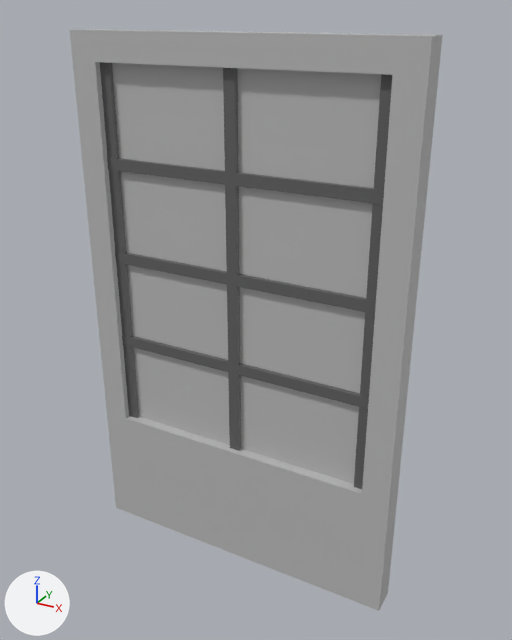
An edit to the FBX model Assets/Miramare 3D Assets/Window/WindowOnly.fbx, drawn before and after from the same camera.
Rendered twice from a 50 mm camera at (2.37, -4.06, 4.14) aimed at (0.09, 0.08, 2.07). Arrows for +X, +Y and +Z are at lower left; the lights stay in place. Where no turn or scale is listed for an object, it has been applied to the vertices.

Before the edit, the objects in view are built like this:
```python
me_mesh = bpy.data.meshes.new('Mesh')
me_mesh.from_pydata(...)  # 112 vertices, 89 faces; spans x -1.25..1.25, y -0.1..0.1, z 0.0..4.0
# faces by material slot: [37, 52]
me_mesh.materials.append(mat_mainstructure)  # grey #bcbcbc
me_mesh.materials.append(mat_windowdivider)  # dark grey #626262
me_mesh_001 = bpy.data.meshes.new('Mesh.001')
me_mesh_001.from_pydata([(1.05, -0.02, -1.4), (-1.05, -0.02, -1.4), (1.05, -0.02, 1.4), (-1.05, -0.02, 1.4), (1.05, 0.02, 1.4), (-1.05, 0.02, 1.4), (1.05, 0.02, -1.4), (-1.05, 0.02, -1.4)], [], [(3, 1, 0, 2), (4, 6, 7, 5)])
me_mesh_001.materials.append(mat_windowglass)  # grey #bcbcbc
ob_glass = bpy.data.objects.new('Glass', me_mesh_001)
ob_glass.location = (0.0, -0.001, 2.402)
ob_window = bpy.data.objects.new('Window', me_mesh)
ob_window.location = (0.0, 0.0, 0.0)
```
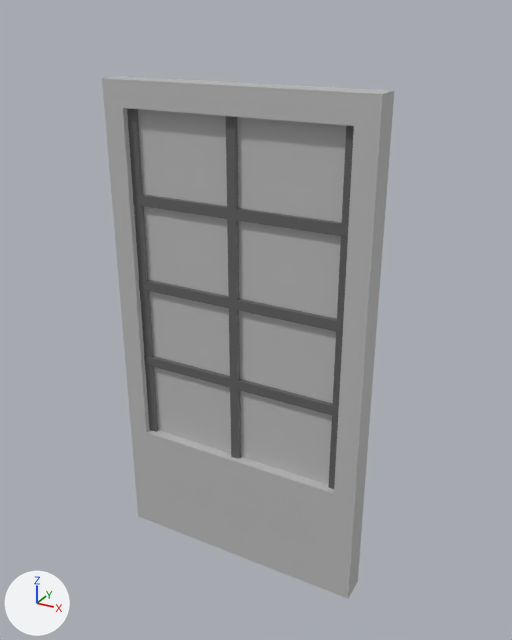
Pixel boxes (x1, y1, x2, y2) of what changed, in the pictures (512 x 640 px):
'Window', mesh rescaled (21% narrower, 10% shorter): before (70, 29, 442, 611); after (102, 76, 394, 598)
'Glass', mesh rescaled, moved (23% narrower, 11% shorter): before (112, 63, 381, 484); after (138, 109, 346, 485)

What changed in the scene script:
```text
Change me_mesh:
    where me_mesh.from_pydata(...)  # 112 vertices, 89 faces; spans x -1.25..1.25, y -0.1..0.1, z 0.0..4.0
    used by ob_window; location = (0.0, 0.0, 0.0)
    me_mesh part 1: the whole mesh is scaled about the mesh origin by (0.801, 1, 0.924)
Change me_mesh_001:
    where me_mesh_001.from_pydata(...)  # 8 vertices, 2 faces; spans x -1.05..1.05, y -0.02..0.02, z -1.4..1.4
    used by ob_glass; location = (0.0, -0.001, 2.402)
    me_mesh_001 part 2: the whole mesh is scaled about its middle by (0.801, 1, 0.924)
Change ob_glass:
    ob_glass.location: (0.0, -0.001, 2.402) -> (0.0, -0.001, 2.22)
```
